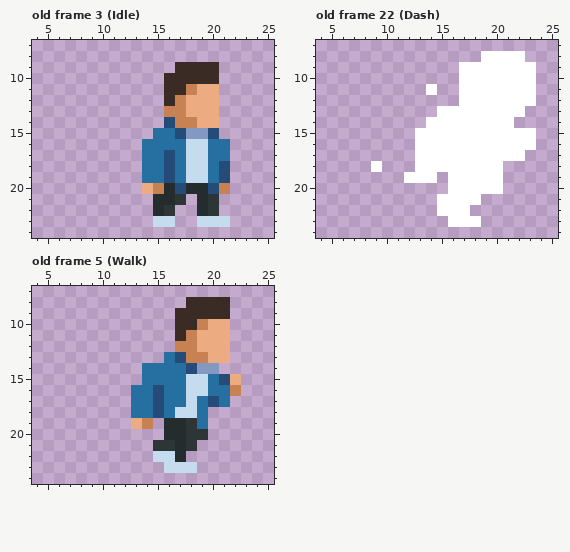
A pixel-art file gets an edit: Assets/Sprites & Tiles/Aseprite/H_Character_animations.aseprite. Above, as it was before the edit.
36x32 pixels, 40 frames. Shown: old frame 3 (Idle): x 4..25, y 7..24; old frame 22 (Dash): x 4..25, y 7..24; old frame 5 (Walk): x 4..25, y 7..24. The commit also changed other frames, which this record leaves out.
And afterwards:
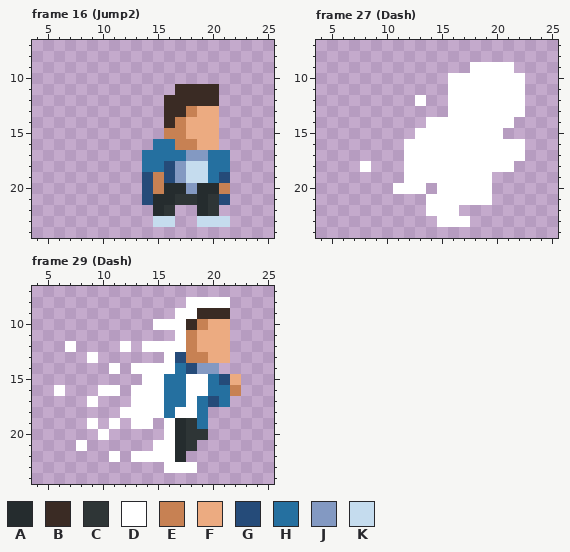
Palette (. is transparent): A #252c2e  B #3a2b24  C #2e3536  D #ffffff  E #c78153  F #ecab81  G #254b79  H #2570a0  J #8399c2  K #c5dcee
A new or re-ordered frame is compared with the old frame closest to it.
Log entry: Landing animations added. Dash slightly modyfied.
The exact change:
frames 40 -> 45
frames re-ordered
Frame 16 (Jump2) is new; against old frame 3 (Idle), layer "Character":
y 9: x 17..20 BBBB -> ....
y 10: x 16..20 BBBBB -> .....
y 11: x 16 B -> .; x 18..20 EFF -> BBB
y 12: x 17..20 EFFF -> BBBB
y 13: x 16..18 EEF -> BBE
y 14: x 16 G -> B; x 18 E -> F
y 15: x 15..20 HHGJJG -> .EEFFF
y 16: x 14 H -> .; x 17..21 HKKHH -> EEFF.
y 17: x 16 G -> H; x 18..19 KK -> JJ
y 18: x 17 H -> J; x 21 G -> H
y 19: x 14..15 HH -> GE; x 17 H -> J
y 20: x 14 F -> G; x 17..18 GA -> AJ; x 20 G -> A
y 21: x 14 . -> G; x 18 . -> C; x 21 . -> G
Frame 27 (Dash) against old frame 22 (Dash), layer "Character":
y 8: x 19..22 DDDD -> ....
y 9: x 17 D -> .; x 22..23 DD -> ..
y 10: x 16 . -> D; x 23 D -> .
y 11: x 14 D -> .; x 16 . -> D; x 23 D -> .
y 12: x 13 . -> D; x 16 . -> D; x 23 D -> .
y 13: x 15 D -> .
y 15: x 21..23 DDD -> ...
y 16: x 12 . -> D; x 23 D -> .
y 17: x 12 . -> D
y 18: x 8..9 .D -> D.; x 12 . -> D; x 21 . -> D
y 19: x 15 . -> D; x 20 D -> .
y 20: x 11..13 ... -> DDD; x 15 . -> D; x 20 D -> .
y 21: x 14 . -> D; x 19 . -> D
y 22: x 14 . -> D; x 17 D -> .
y 23: x 15 . -> D; x 18 D -> .
Frame 29 (Dash) is new; against old frame 5 (Walk), layer "Character":
y 8: x 18..21 BBBB -> DDDD
y 9: x 17..18 BB -> DD
y 10: x 15..17 ..B -> DDD
y 11: x 17 B -> D
y 12: x 7 . -> D; x 12 . -> D; x 14..17 ...E -> DDDD
y 13: x 9 . -> D; x 16 H -> D
y 14: x 11 . -> D; x 13..16 .HHH -> DDDD
y 15: x 14..15 HH -> DD; x 18..19 KK -> DD
y 16: x 6 . -> D; x 10..11 .. -> DD; x 13..15 HHG -> DDD; x 18..19 KK -> DD
y 17: x 9 . -> D; x 13..15 HHG -> DDD; x 18 K -> D
y 18: x 12..15 .HHG -> DDDD; x 17..18 KK -> DD
y 19: x 9 . -> D; x 11 . -> D; x 13..14 FE -> DD; x 16 A -> D
y 20: x 10 . -> D; x 16 A -> D
y 21: x 8 . -> D; x 15..16 CC -> DD
y 22: x 11 . -> D; x 13..16 ..KK -> DDDD
y 23: x 16..18 KKK -> DDD
Pixel boxes of the changes (left, top, right, bottom) in both pictures:
changed: (142, 62, 230, 205)
changed: (360, 51, 536, 227)
changed: (54, 297, 230, 473)
